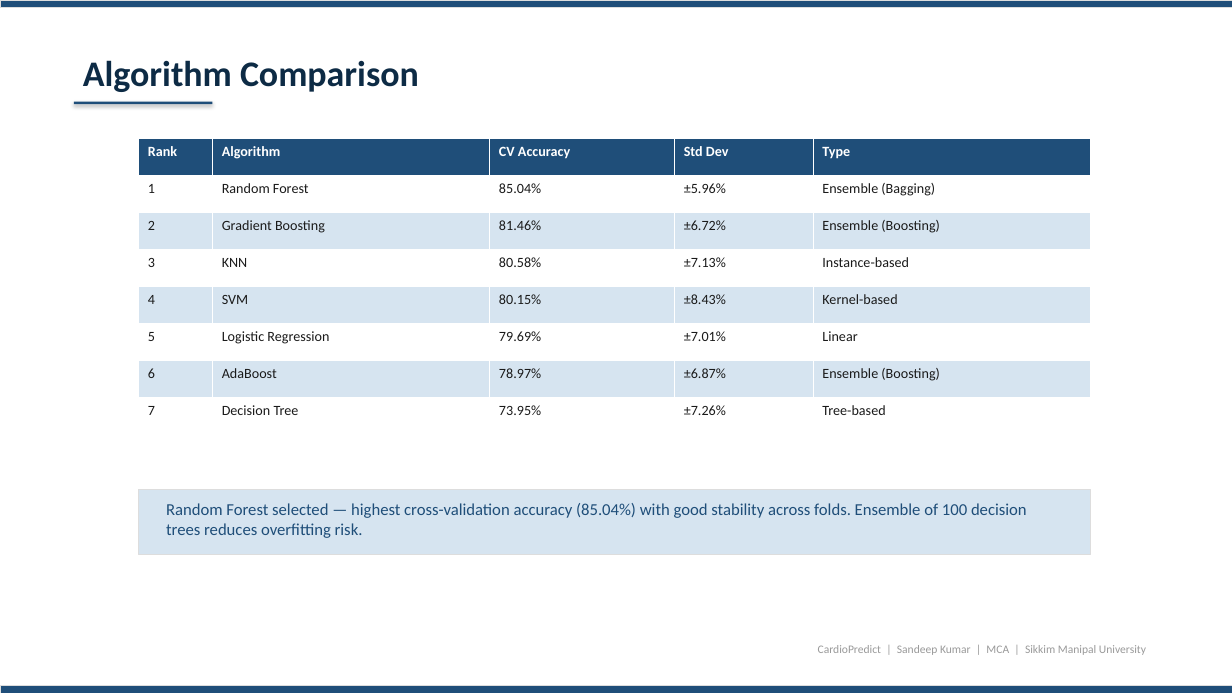
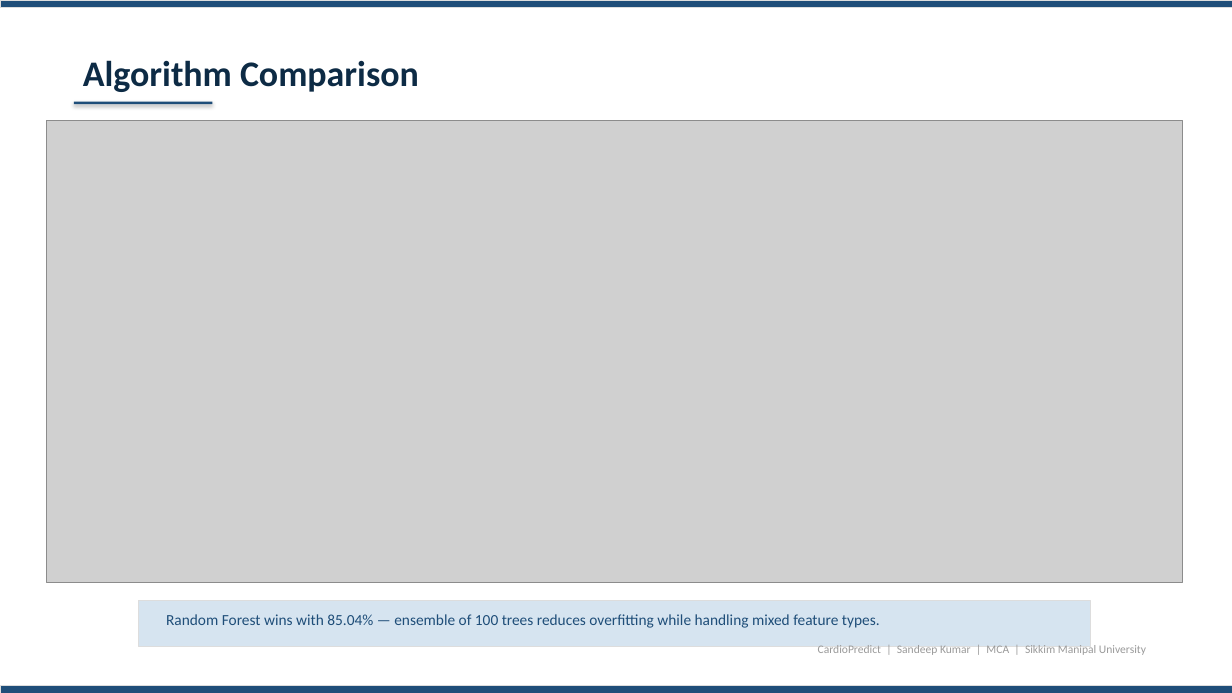
Before and after one commit to sandeeep-kr/HeartDiseaseProject, a slide deck: slide 7 of CardioPredict_Presentation.pptx. Drawn at 1232x693 pixels with LibreOffice and Linux fonts; fonts in the diff are those of the drawing; grey boxes stand for pictures. Boxes give left, top, right and bottom in pixels: in the first picture for what was removed or moved away, otherwise in the second. Text is boxed around its words. In the diff, an @@ line names an element or a change of style, - is before the commit and + after.

Commit message:
Enhanced PPT with bar charts, confusion matrix heatmap, feature importance chart, and app screenshots

```diff
--- a/CardioPredict_Presentation.pptx
+++ b/CardioPredict_Presentation.pptx
@@ picture added at [46, 120, 1183, 582] @@
@@ table removed at [139, 139, 1091, 434], 8 rows, 5 columns @@
-Rank | Algorithm | CV Accuracy | Std Dev | Type
-1 | Random Forest | 85.04% | ±5.96% | Ensemble (Bagging)
-2 | Gradient Boosting | 81.46% | ±6.72% | Ensemble (Boosting)
-3 | KNN | 80.58% | ±7.13% | Instance-based
-4 | SVM | 80.15% | ±8.43% | Kernel-based
-5 | Logistic Regression | 79.69% | ±7.01% | Linear
-6 | AdaBoost | 78.97% | ±6.87% | Ensemble (Boosting)
-7 | Decision Tree | 73.95% | ±7.26% | Tree-based
@@ rectangle: place and size @@
-rectangle at [139, 490, 1091, 555]
+rectangle at [139, 601, 1091, 647]
@@ text at [166, 614, 880, 628]: text changed; size 13 to 12 pt @@
-Random Forest selected — highest cross-validation accuracy (85.04%) with good stability across folds. Ensemble of 100 decision trees reduces overfitting risk.
+Random Forest wins with 85.04% — ensemble of 100 trees reduces overfitting while handling mixed feature types.
```
Also in this commit, not shown: 10 other slides changed, 1 other file.
